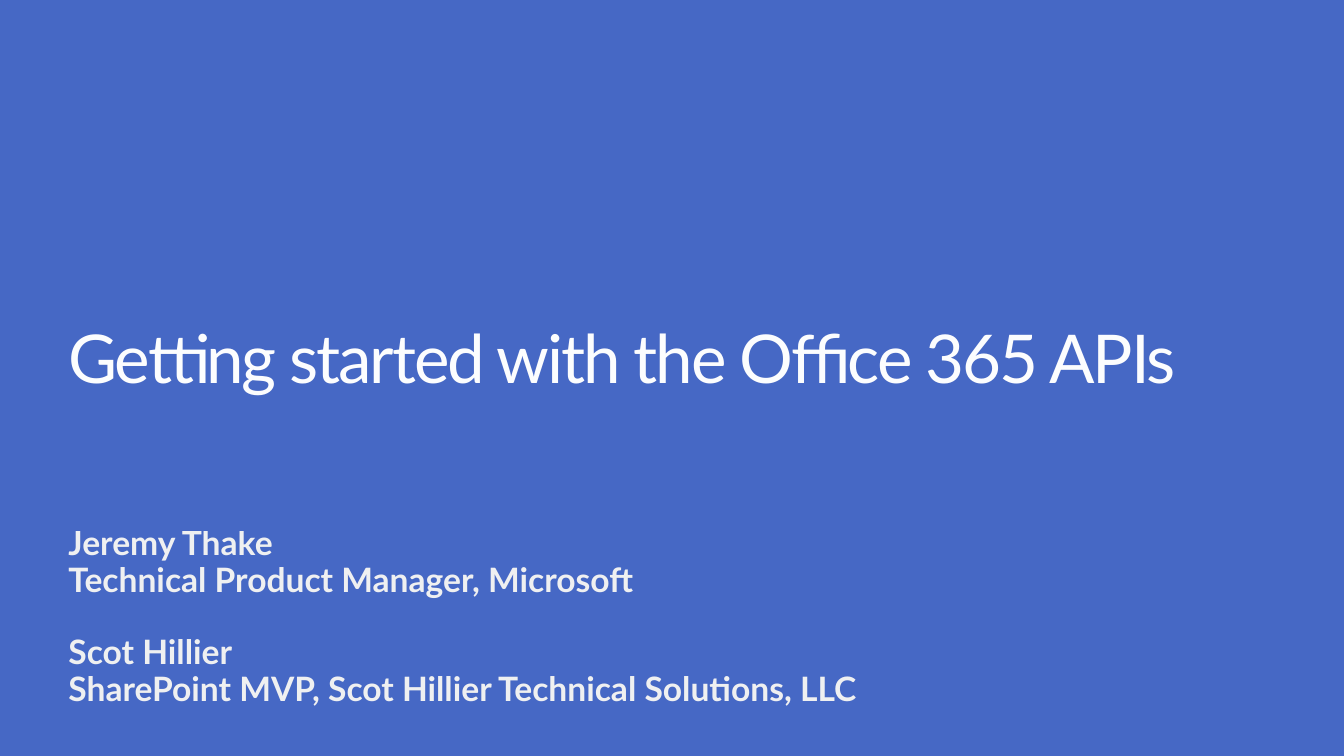
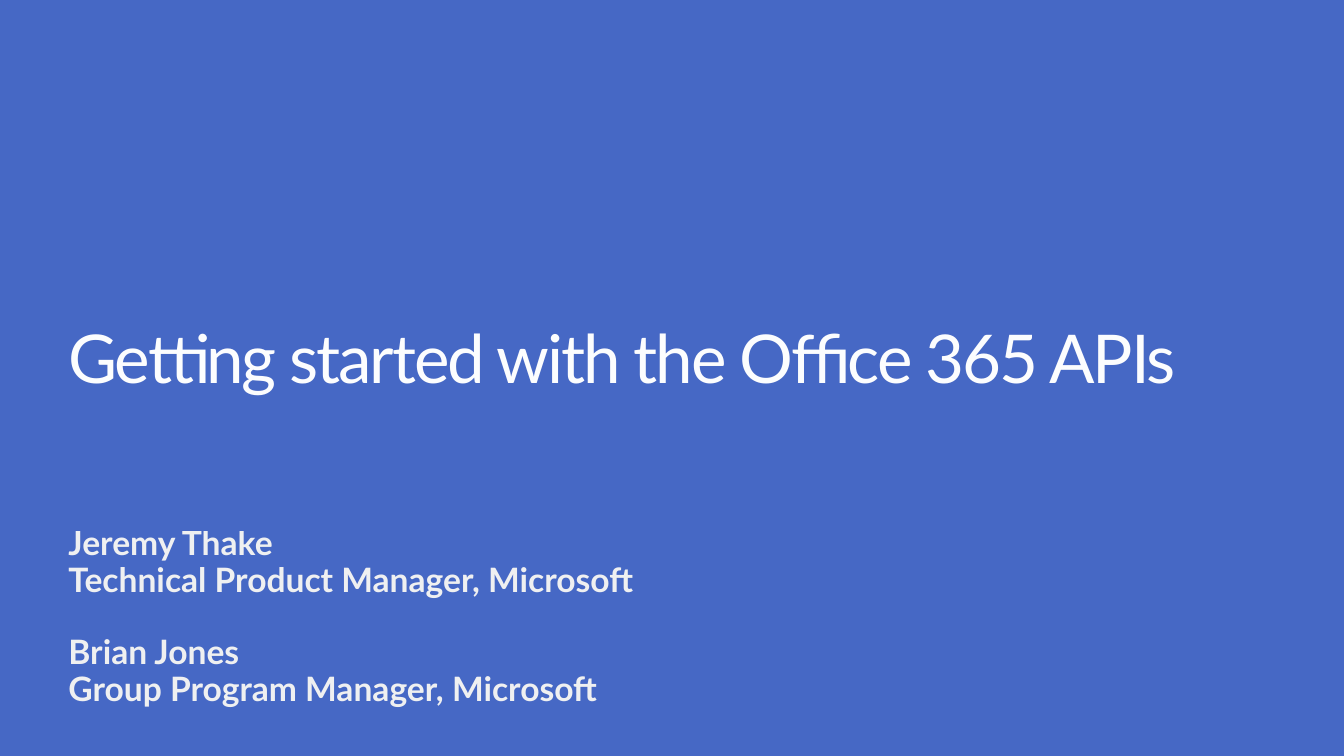
Before and after one commit to fabbbiob/TrainingContent, a slide deck: slide 5 of O3651-4 Getting started with Office 365 APIs/O3651-4 Office 365 Development Office 365 API.pptx. Drawn at 1344x756 pixels with LibreOffice and Linux fonts; fonts in the diff are those of the drawing; background and template pictures are left out. Boxes give left, top, right and bottom in pixels: in the first picture for what was removed or moved away, otherwise in the second. Text is boxed around its words. In the diff, an @@ line names an element or a change of style, - is before the commit and + after.

Commit message:
Updated slide decks

```diff
--- a/O3651-4 Getting started with Office 365 APIs/O3651-4 Office 365 Development Office 365 API.pptx
+++ b/O3651-4 Getting started with Office 365 APIs/O3651-4 Office 365 Development Office 365 API.pptx
@@ subtitle at [68, 639, 597, 707]: text changed @@
-Scot Hillier
-SharePoint MVP, Scot Hillier Technical Solutions, LLC
+Brian Jones
+Group Program Manager, Microsoft
```
Also in this commit, not shown: 5 other slides changed, 1 slide added, 2 slides removed, 2 other files.
